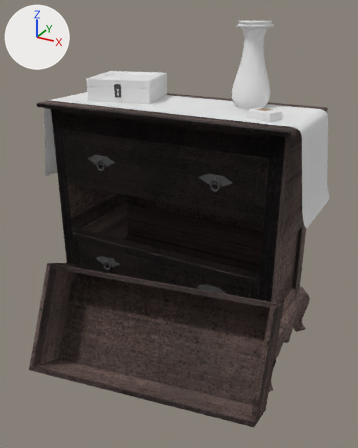
The Blender file Assets/models/house/floor02/bedroom_sw/dresser/bedroom_sw_dresser01.blend as it was, and as the next commit left it.
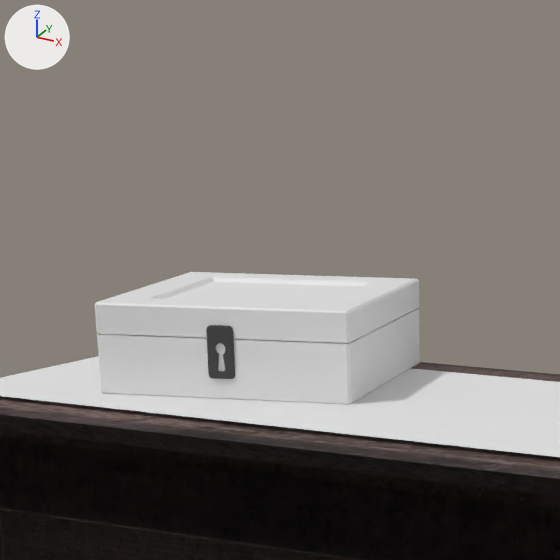
Each version appears first whole from a 50 mm camera at (1.694, -3.629, 2.561) aimed at (0.112, -0.753, 1.123), and next in a close-up on the part from 18% to 56% of the width and 1% to 32% of the height. Lighting does not change. The marker at upper left points along +X, +Y and +Z.

The older version as bpy lines, for what is in view:
```python
me_cube_007 = bpy.data.meshes.new('Cube.007')
me_cube_007.from_pydata(...)  # 44 vertices, 37 faces; spans x -0.242..0.242, y -0.242..0.242, z 0.031..0.086
me_cube_007.materials.append(mat_jewelry_box01)  # its picture is missing
me_plane_005 = bpy.data.meshes.new('Plane.005')
me_plane_005.from_pydata(...)  # 468 vertices, 408 faces; spans x -1.08..1.08, y -0.32..0.32, z -0.62..0.01
me_plane_005.polygons.foreach_set('use_smooth', [True] * 408)
me_plane_005.materials.append(mat_bedroom_sw_dresser_runner)  # its picture is missing
ob_jewelry_box = bpy.data.objects.new('jewelry_box', None)
ob_jewelry_box.location = (-0.539, -0.37, 1.99)
ob_jewelry_box.rotation_euler = (0.0, 0.0, 0.262)  # degrees (0, 0, 15)
ob_jewelry_box01_lid = bpy.data.objects.new('jewelry_box01_lid', me_cube_007)
ob_jewelry_box01_lid.parent = ob_jewelry_box
ob_jewelry_box01_lid.matrix_parent_inverse = Matrix(((1.0, 0.0, 0.0, 0.475), (0.0, 1.0, 0.0, 0.461), (0.0, 0.0, 1.0, -1.99), (0.0, 0.0, 0.0, 1.0)))
ob_jewelry_box01_lid.location = (-0.475, -0.461, 1.99)
_m = ob_jewelry_box01_lid.modifiers.new('Bevel', 'BEVEL')
_m.width = 0.005
_m.width_pct = 0.005
ob_runner = bpy.data.objects.new('runner', me_plane_005)
ob_runner.location = (-0.049, -0.461, 1.903)
_m = ob_runner.modifiers.new('Subdivision', 'SUBSURF')
# also in view: 'base' at (-0.049, -0.416, 1.128); 'drawer_top' at (-0.049, -0.416, 1.524); 'jewelry_box_clasp' at (-0.476, -0.605, 1.997); 'jewelry_box01' at (-0.539, -0.37, 1.965); 'trim_top' at (-0.05, -0.459, 1.882)
```
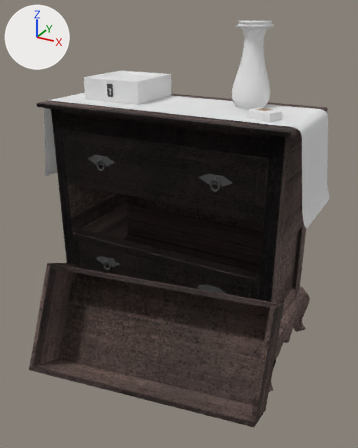
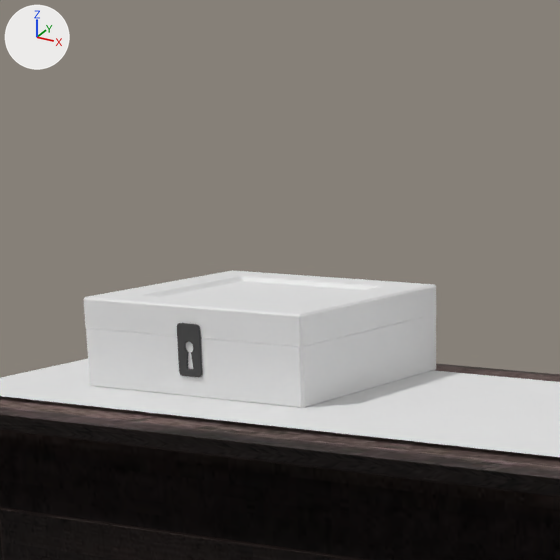
ob_jewelry_box is not drawn itself; it is the parent of ob_jewelry_box01, ob_jewelry_box01_lid, ob_jewelry_box_clasp.

What differs and where, as boxes [x1, y1, x2, y2] in the close-ups (560 x 560 px):
'jewelry_box01', turned: before [97, 308, 420, 404]; after [86, 314, 436, 408]
'jewelry_box01_lid', moved, turned: before [95, 272, 419, 343]; after [83, 270, 436, 347]
'jewelry_box_clasp', turned: before [206, 325, 235, 379]; after [177, 323, 203, 377]

What the commit changed:
me_cube_007 has 44 vertices, 37 faces and spans x -0.242..0.242, y -0.242..0.242, z 0.031..0.086.
me_cube_007 is used by ob_jewelry_box01_lid; parent ob_jewelry_box; location (-0.475, -0.461, 1.99).
me_cube_007 part 1: the whole mesh is moved by (0.0, -0.241, -0.029).
Object 'jewelry_box01_lid' (ob_jewelry_box01_lid) moves from (-0.475, -0.461, 1.99) to (-0.475, -0.22, 2.018).
Object 'jewelry_box' (ob_jewelry_box) turns from (0, 0, 15) to (0, 0, 0) degrees about x, y and z.
